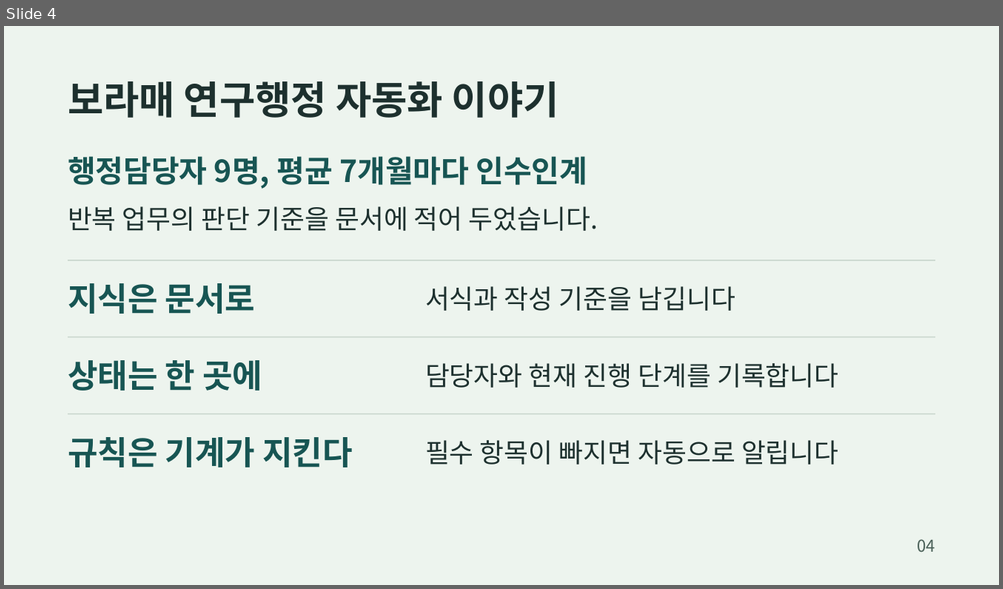
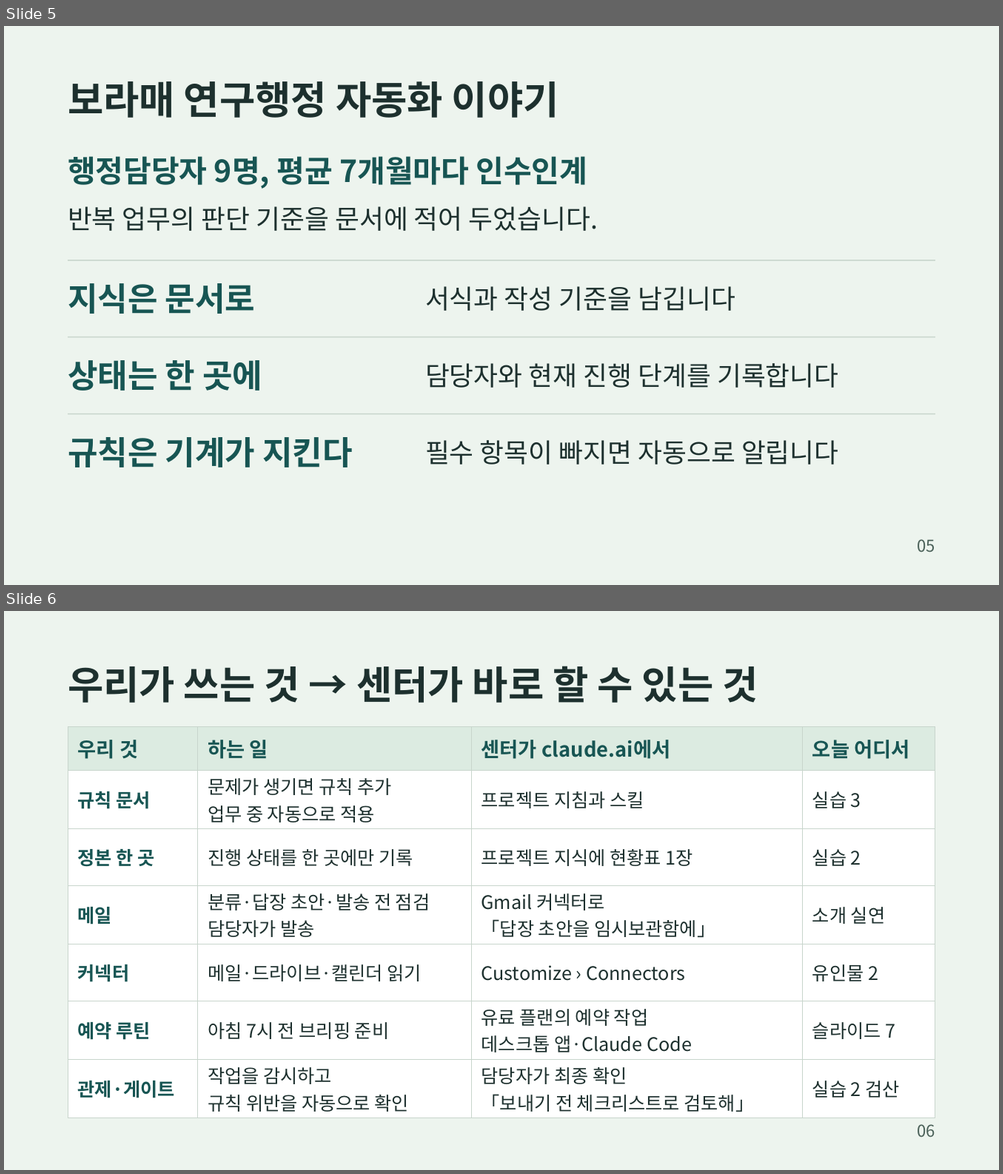
Before and after one commit to Hahyun-Lee/claude-workshop-dementia-center, a slide deck: slides/slides.pptx. Shown one above the other, each under a label of ours: slide 4 before the commit, slides 5 and 6 after it. The pictures are 1003x589 and 1003x1174 pixels, drawn with LibreOffice and Linux fonts; fonts in the diff are those of the drawing. Boxes give left, top, right and bottom in pixels: in the first picture for what was removed or moved away, otherwise in the second. Text is boxed around its words. In the diff, an @@ line names an element or a change of style, - is before the commit and + after.

Commit message:
슬라이드 10장으로 갱신(연사 소개·번역표 추가), 인스타 카드·카드뉴스 예시 추가

```diff
--- a/slides/slides.pptx
+++ b/slides/slides.pptx
@@ slide 6 added at (4,611,999,1170), background #EDF4EE @@
@@ text added at (68,666,757,703), 37.5 pt, text #1D302E, bold @@
+우리가 쓰는 것 → 센터가 바로 할 수 있는 것
@@ table added at (68,726,935,1115), 7 rows, 4 columns @@
+우리 것 | 하는 일 | 센터가 claude.ai에서 | 오늘 어디서
+규칙 문서 | 문제가 생기면 규칙 추가 / 업무 중 자동으로 적용 | 프로젝트 지침과 스킬 | 실습 3
+정본 한 곳 | 진행 상태를 한 곳에만 기록 | 프로젝트 지식에 현황표 1장 | 실습 2
+메일 | 분류·답장 초안·발송 전 점검 / 담당자가 발송 | Gmail 커넥터로 / 「답장 초안을 임시보관함에」 | 소개 실연
+커넥터 | 메일·드라이브·캘린더 읽기 | Customize › Connectors | 유인물 2
+예약 루틴 | 아침 7시 전 브리핑 준비 | 유료 플랜의 예약 작업 / 데스크톱 앱·Claude Code | 슬라이드 7
+관제·게이트 | 작업을 감시하고 / 규칙 위반을 자동으로 확인 | 담당자가 최종 확인 / 「보내기 전 체크리스트로 검토해」 | 실습 2 검산
@@ text added at (916,1125,934,1137), 15.8 pt, text #4A6058 @@
+06
@@ what was slide 4 is now slide 5 @@
@@ slide 5 changed as well @@
@@ text at (916,540,934,552): text changed @@
-04
+05
```
Also in this commit, not shown: 7 other slides changed, 1 other slide added, 7 other files.
